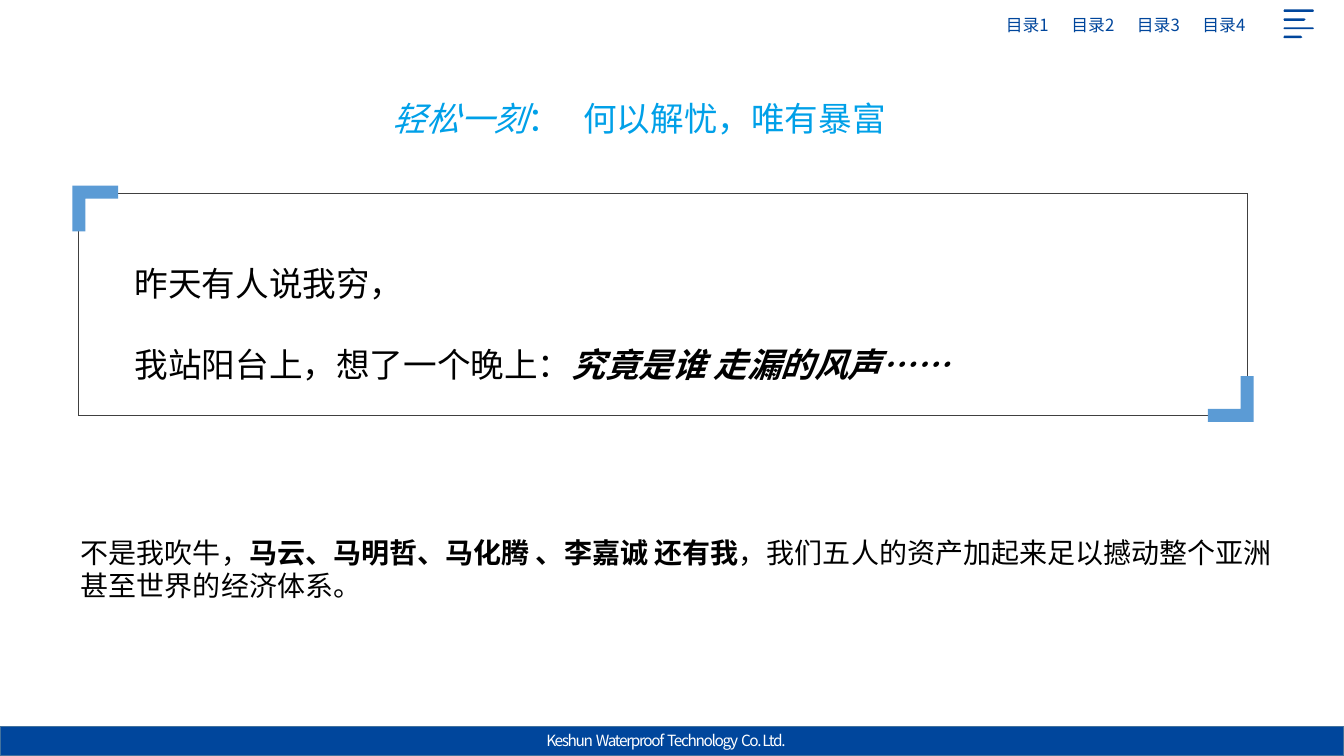
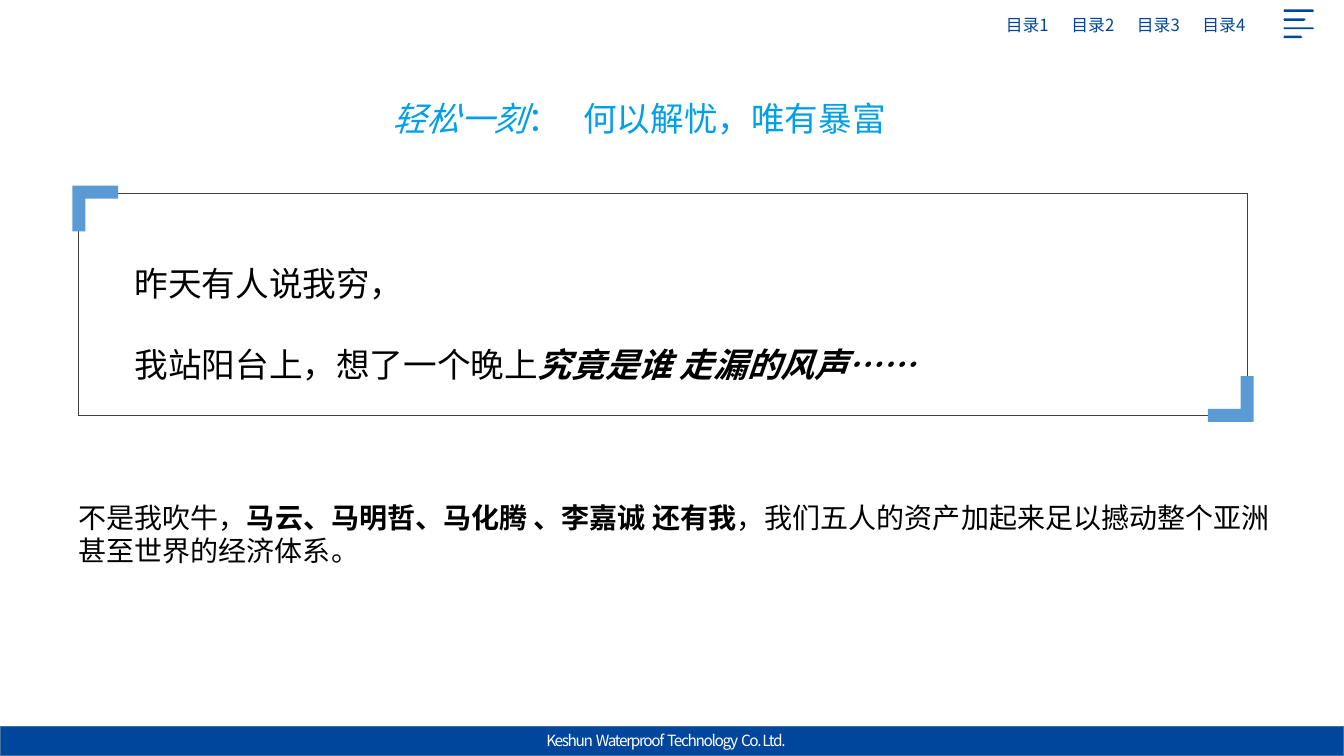
Before and after one commit to Jack-liangqihua/ABAP_CODER, a slide deck: slide 4 of 专题研究/晨会主题/201904财务自由.pptx. Drawn at 1344x756 pixels with LibreOffice and Linux fonts; fonts in the diff are those of the drawing; background and template pictures are left out. Boxes give left, top, right and bottom in pixels: in the first picture for what was removed or moved away, otherwise in the second. Text is boxed around its words. In the diff, an @@ line names an element or a change of style, - is before the commit and + after.

```diff
--- a/专题研究/晨会主题/201904财务自由.pptx
+++ b/专题研究/晨会主题/201904财务自由.pptx
@@ text at (135,348,915,381): text changed @@
-我站阳台上，想了一个晚上：究竟是谁 走漏的风声……
+我站阳台上，想了一个晚上究竟是谁 走漏的风声……
@@ text "不是我吹牛，马云、马明哲、马化腾 、李嘉诚 还有我，我们五人的资产加起来足以撼动整个亚洲": place and size @@
-text "不是我吹牛，马云、马明哲、马化腾 、李嘉诚 还有我，我们五人的资产加起来足以撼动整个亚洲" at (81,539,1272,599)
+text "不是我吹牛，马云、马明哲、马化腾 、李嘉诚 还有我，我们五人的资产加起来足以撼动整个亚洲" at (79,504,1269,564)
```
Also in this commit, not shown: 3 other slides changed, 1 slide removed.
